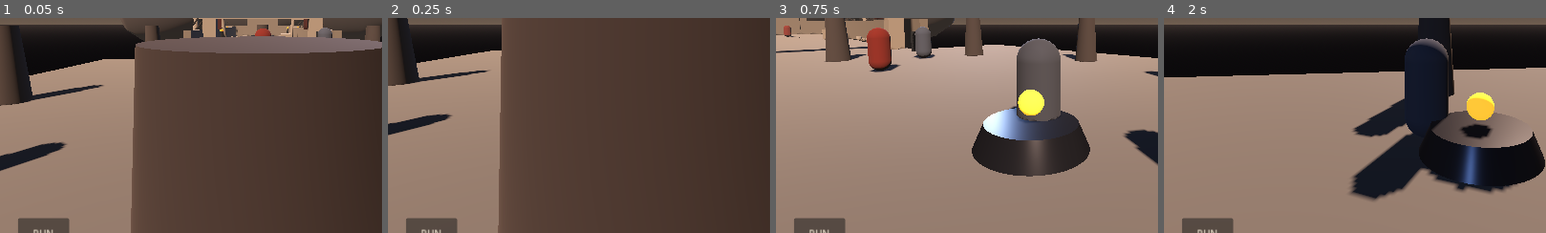
Above: before the commit, frames 1-4 (left to right).
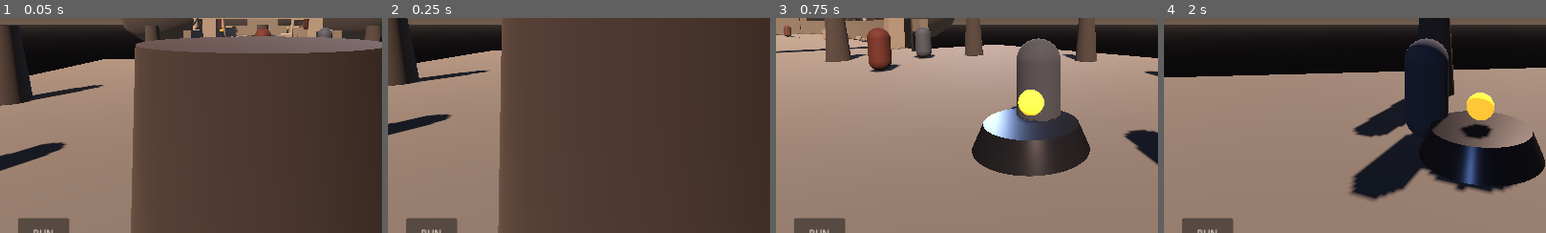
Above: after the commit, the same moments.

Repository: codingscenes2-cyber/SoulLans
Game: Godot game, scene res://scenes/main.tscn
Same seed, same stepped clock (60 frames per second), same inputs: the game is played once before the commit and once after it.
Inputs (mouse positions are % of the whole screen's width and height, from its top left):
- Up to frame 1 (0.05 s): no input
- Up to frame 2 (0.25 s): no input
- Up to frame 3 (0.75 s): drag from (8, 85) to (60, 28) at 0.52 s
- Up to frame 4 (2 s): drag from (30, 55) to (45, 70) at 1.27 s
The pictures show only the part of the screen within x 16-66%, y 41-91%; the shares and areas given below are measured in that part.

The runs differ from the first frame. In frame 1, less than 0.1% of the frame differs, in the area x 66-71%, y 4-9%; in frame 2, nothing differs; in frame 3, 1.0%, in the area x 2-30%, y 3-24%; in frame 4, nothing differs.

Commit message:
Replace enemy capsules with animated rigged humanoids and state-driven undead combat clips

Diff:
--- a/scripts/training_enemy.gd
+++ b/scripts/training_enemy.gd
@@ -27,8 +27,10 @@
 var patrol_origin := Vector3.ZERO
 var patrol_target := Vector3.ZERO
 var last_known_player_position := Vector3.ZERO
-var enemy_visual: MeshInstance3D
+var enemy_visual: Node3D
 var enemy_material: StandardMaterial3D
+var enemy_animation_player: AnimationPlayer
+var current_enemy_animation := ""
 var navigation_agent: NavigationAgent3D
 
 func _ready() -> void:
@@ -116,6 +118,7 @@
     else:
         velocity.y = -0.5
     move_and_slide()
+    _update_enemy_animation()
 
 func _move_toward_point(point: Vector3, speed: float, delta: float) -> bool:
     var destination := point
@@ -197,16 +200,36 @@
         enemy_material.albedo_color = Color(0.95, 0.75, 0.35)
 
 func _create_placeholder_enemy() -> void:
-    enemy_visual = MeshInstance3D.new()
-    var capsule := CapsuleMesh.new()
-    capsule.radius = 0.45
-    capsule.height = 1.9
-    enemy_visual.mesh = capsule
-    enemy_visual.position.y = 0.95
     enemy_material = StandardMaterial3D.new()
-    enemy_material.albedo_color = Color(0.42, 0.13, 0.11)
-    enemy_visual.material_override = enemy_material
-    add_child(enemy_visual)
+    enemy_material.albedo_color = Color(0.34, 0.16, 0.14)
+    enemy_material.metallic = 0.16
+    enemy_material.roughness = 0.78
+
+    var model_path := "res://assets/characters/ashen_hero_animated.glb"
+    if ResourceLoader.exists(model_path):
+        var packed := load(model_path) as PackedScene
+        if packed != null:
+            enemy_visual = packed.instantiate() as Node3D
+            if enemy_visual != null:
+                enemy_visual.name = "AshenHollowRig"
+                enemy_visual.scale = Vector3.ONE
+                _apply_enemy_material(enemy_visual)
+                add_child(enemy_visual)
+                enemy_animation_player = _find_enemy_animation_player(enemy_visual)
+                if is_instance_valid(enemy_animation_player) and enemy_animation_player.has_animation("Zombie_Idle"):
+                    enemy_animation_player.play("Zombie_Idle")
+                    current_enemy_animation = "Zombie_Idle"
+
+    if not is_instance_valid(enemy_visual):
+        var fallback := MeshInstance3D.new()
+        var capsule := CapsuleMesh.new()
+        capsule.radius = 0.45
+        capsule.height = 1.9
+        fallback.mesh = capsule
+        fallback.position.y = 0.95
+        fallback.material_override = enemy_material
+        add_child(fallback)
+        enemy_visual = fallback
 
     var collision := CollisionShape3D.new()
     var shape := CapsuleShape3D.new()
@@ -215,3 +238,41 @@
     collision.shape = shape
     collision.position.y = 0.95
     add_child(collision)
+
+func _apply_enemy_material(node: Node) -> void:
+    for child in node.get_children():
+        if child is MeshInstance3D and child.mesh != null:
+            child.material_override = enemy_material
+        _apply_enemy_material(child)
+
+func _find_enemy_animation_player(node: Node) -> AnimationPlayer:
+    if node is AnimationPlayer:
+        return node
+    for child in node.get_children():
+        var found := _find_enemy_animation_player(child)
+        if found != null:
+            return found
+    return null
+
+func _update_enemy_animation() -> void:
+    if not is_instance_valid(enemy_animation_player):
+        return
+    var desired := "Zombie_Idle"
+    match state:
+        State.PATROL, State.INVESTIGATE:
+            desired = "Zombie_Walk_Fwd"
+        State.CHASE:
+            desired = "Jog_Fwd"
+        State.WINDUP:
+            desired = "Sword_Attack"
+        State.RECOVERY:
+            desired = "Sword_Idle"
+        State.STAGGER:
+            desired = "Hit_Chest"
+        State.DEAD:
+            desired = "Death01"
+    if desired == current_enemy_animation:
+        return
+    if enemy_animation_player.has_animation(desired):
+        enemy_animation_player.play(desired, 0.16)
+        current_enemy_animation = desired
